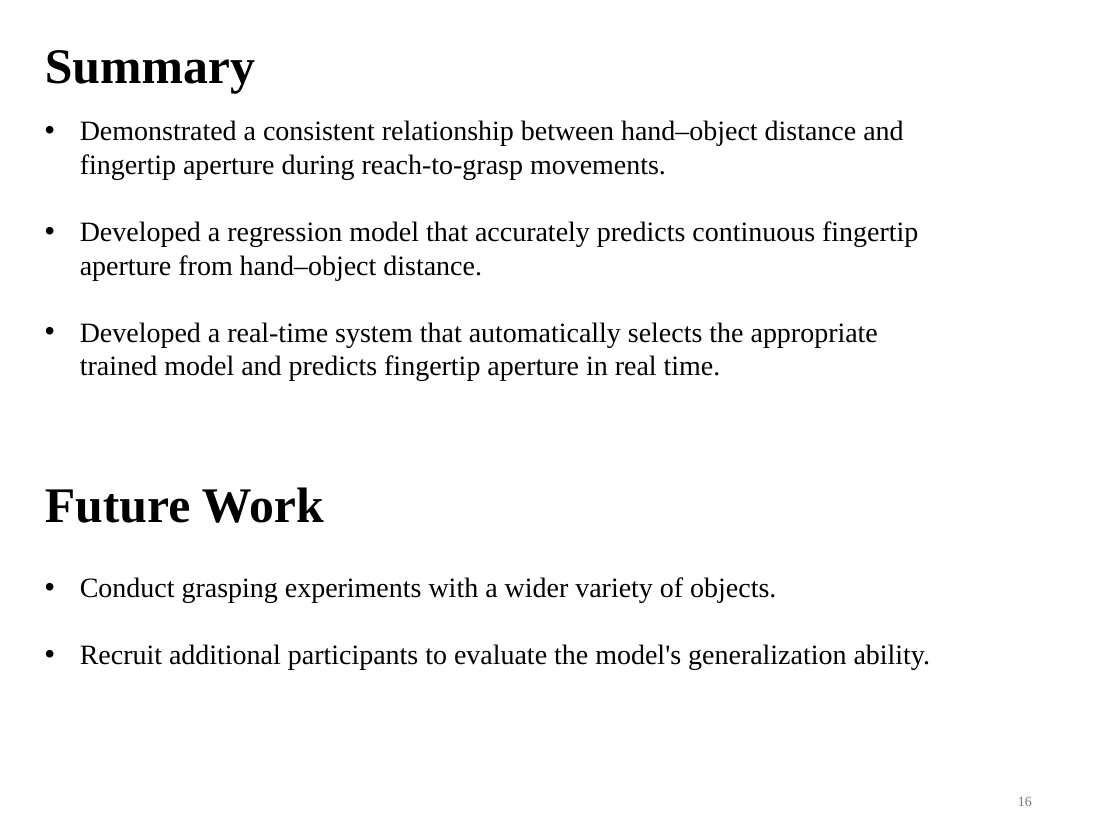
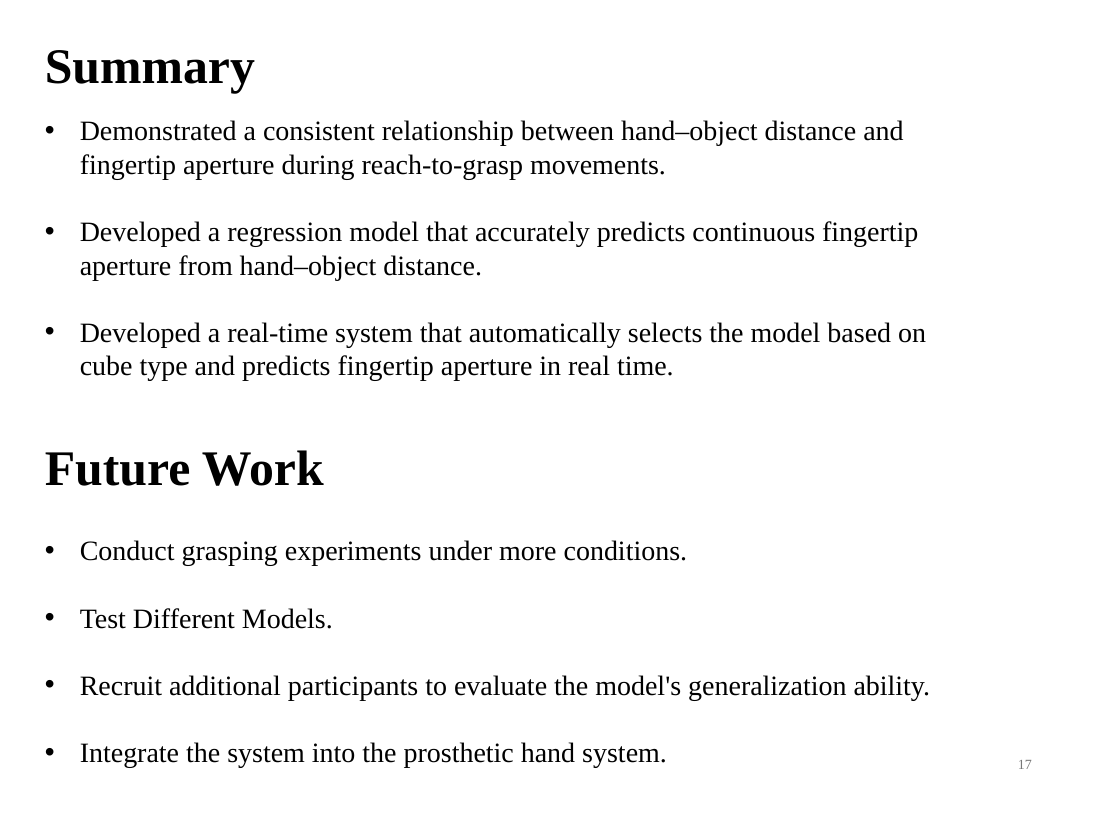
Before and after one commit to DiXiQing/Multimodal_Imitation_Learning, a slide deck: slide 17 of Zemi/2026-10-28v2-Di.pptx (slide 16 before the commit). Drawn at 1120x840 pixels with LibreOffice and Linux fonts; fonts in the diff are those of the drawing. Boxes give left, top, right and bottom in pixels: in the first picture for what was removed or moved away, otherwise in the second. Text is boxed around its words. In the diff, an @@ line names an element or a change of style, - is before the commit and + after.

```diff
--- a/Zemi/2026-10-28v2-Di.pptx
+++ b/Zemi/2026-10-28v2-Di.pptx
@@ text at [80, 322, 926, 381]: text changed @@
-• Developed a real-time system that automatically selects the appropriate trained model and predicts fingertip aperture in real time.
+• Developed a real-time system that automatically selects the model based on cube type and predicts fingertip aperture in real time.
@@ text "Future Work": place and size @@
-text "Future Work" at [45, 487, 324, 523]
+text "Future Work" at [45, 450, 324, 486]
@@ text "Conduct grasping experiments under more ...": place and size @@
-text "Conduct grasping experiments under more ..." at [80, 577, 931, 670]
+text "Conduct grasping experiments under more ..." at [80, 540, 931, 768]
@@ text at [80, 540, 688, 629]: text changed @@
-• Conduct grasping experiments with a wider variety of objects.
+• Conduct grasping experiments under more conditions.
+• Test Different Models.
@@ text at [80, 742, 667, 768]: paragraph added @@
+• Integrate the system into the prosthetic hand system.
@@ page number at [1018, 760, 1032, 769]: text changed @@
-16
+17
```
Also in this commit, not shown: 12 other slides changed, 2 slides added, 1 slide removed, 24 other files.
